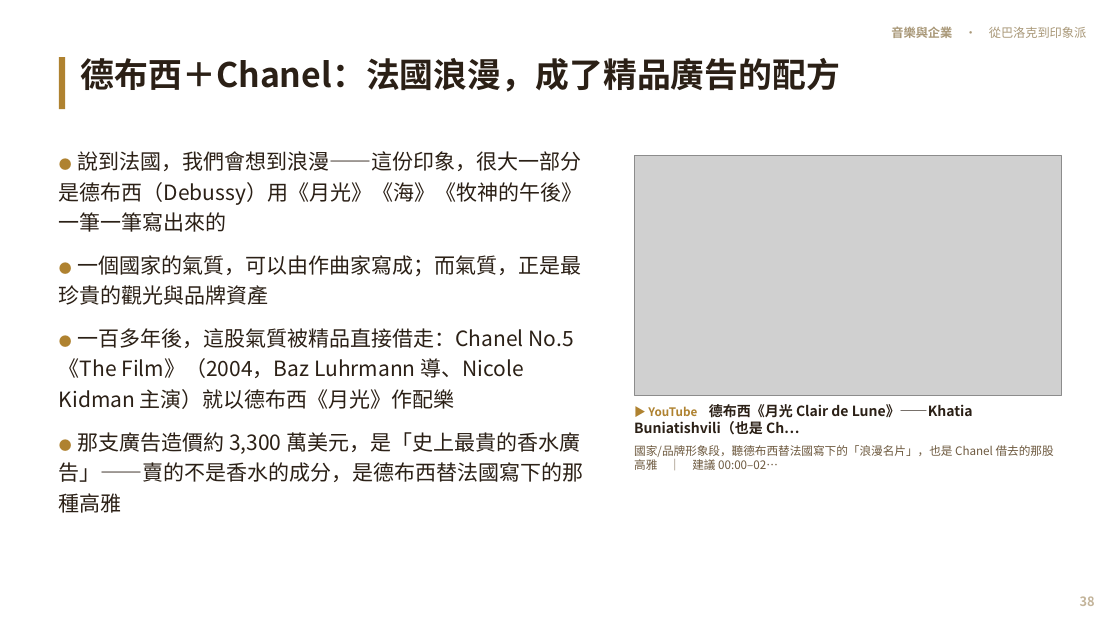
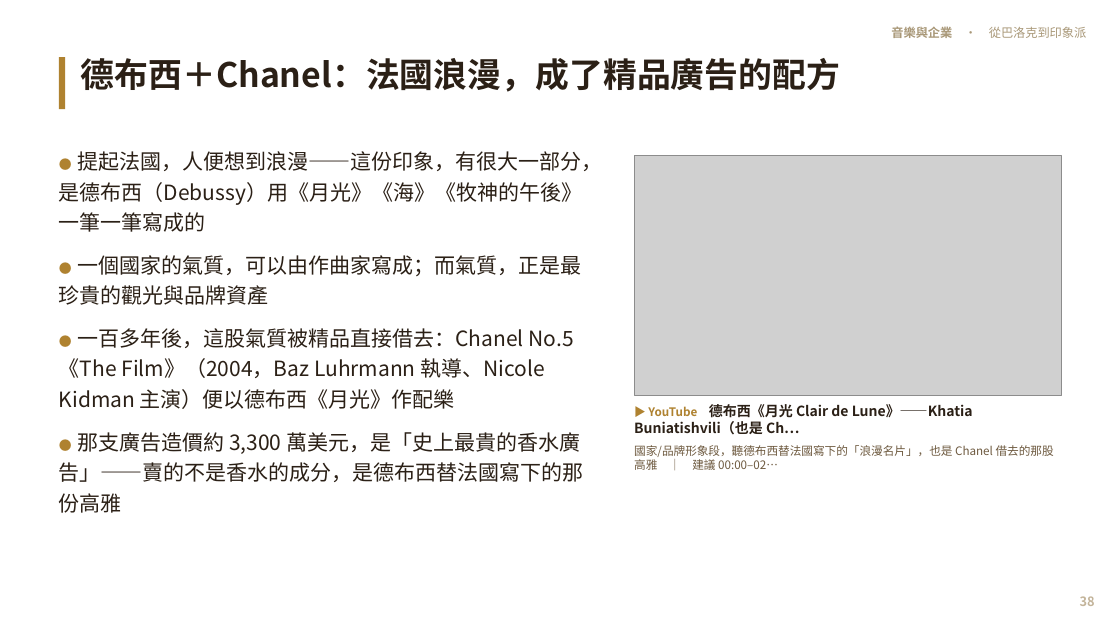
Before and after one commit to kblab2024/music-business-lecture, a slide deck: slide 38 of docs/downloads/音樂與企業-投影片.pptx. Drawn at 1120x630 pixels with LibreOffice and Linux fonts; fonts in the diff are those of the drawing; grey boxes stand for pictures. Boxes give left, top, right and bottom in pixels: in the first picture for what was removed or moved away, otherwise in the second. Text is boxed around its words. In the diff, an @@ line names an element or a change of style, - is before the commit and + after.

```diff
--- a/docs/downloads/音樂與企業-投影片.pptx
+++ b/docs/downloads/音樂與企業-投影片.pptx
@@ text at bbox=[59, 151, 602, 232]: text changed @@
-● 說到法國，我們會想到浪漫——這份印象，很大一部分是德布西（Debussy）用《月光》《海》《牧神的午後》一筆一筆寫出來的
+● 提起法國，人便想到浪漫——這份印象，有很大一部分，是德布西（Debussy）用《月光》《海》《牧神的午後》一筆一筆寫成的
@@ text at bbox=[59, 328, 584, 513]: text changed @@
-● 一百多年後，這股氣質被精品直接借走：Chanel No.5《The Film》（2004，Baz Luhrmann 導、Nicole Kidman 主演）就以德布西《月光》作配樂
-● 那支廣告造價約 3,300 萬美元，是「史上最貴的香水廣告」——賣的不是香水的成分，是德布西替法國寫下的那種高雅
+● 一百多年後，這股氣質被精品直接借去：Chanel No.5《The Film》（2004，Baz Luhrmann 執導、Nicole Kidman 主演）便以德布西《月光》作配樂
+● 那支廣告造價約 3,300 萬美元，是「史上最貴的香水廣告」——賣的不是香水的成分，是德布西替法國寫下的那份高雅
```
Also in this commit, not shown: 55 other slides changed, 7 other files.
